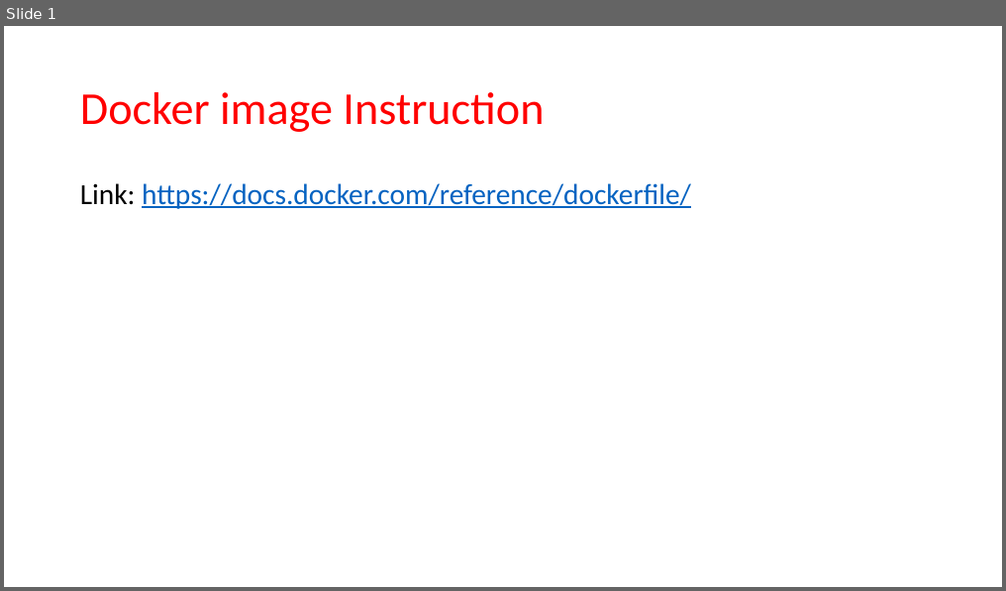
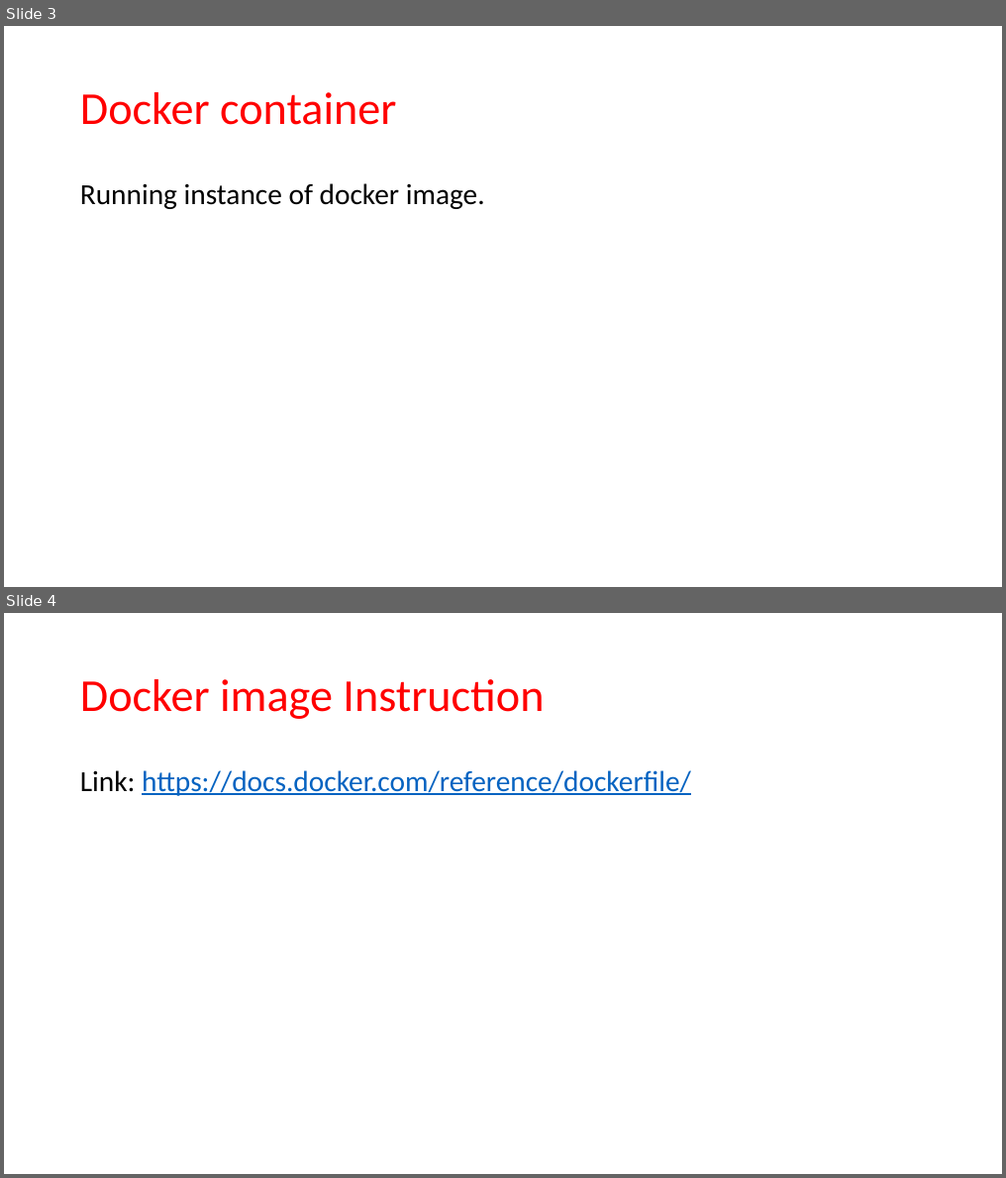
Before and after one commit to JanbaskDevops/Batch1, a slide deck: MyLearnings/Kubernetes/PPT's/Docker image instruction with details.pptx. Shown one above the other, each under a label of ours: slide 1 before the commit, slides 3 and 4 after it. The pictures are 1006x591 and 1006x1178 pixels, drawn with LibreOffice and Linux fonts; fonts in the diff are those of the drawing. Boxes give left, top, right and bottom in pixels: in the first picture for what was removed or moved away, otherwise in the second. Text is boxed around its words. In the diff, an @@ line names an element or a change of style, - is before the commit and + after.

```diff
--- a/MyLearnings/Kubernetes/PPT's/Docker image instruction with details.pptx
+++ b/MyLearnings/Kubernetes/PPT's/Docker image instruction with details.pptx
@@ slide 3 added at (4,26,1002,587), background #FFFFFF @@
@@ title added at (80,92,396,125), 44 pt, text #FF0000 @@
+Docker container
@@ text added at (80,183,485,209), 28 pt, text #000000 @@
+Running instance of docker image.
@@ what was slide 1 is now slide 4 @@
```
Also in this commit, not shown: 2 other slides added.
